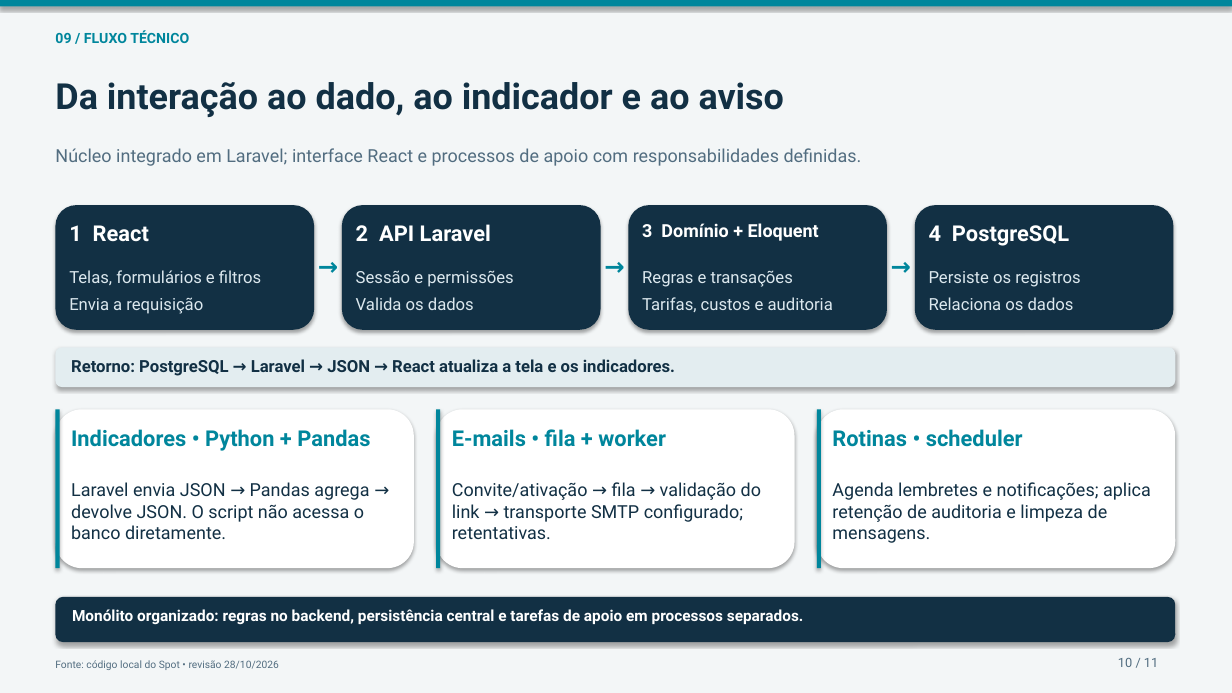
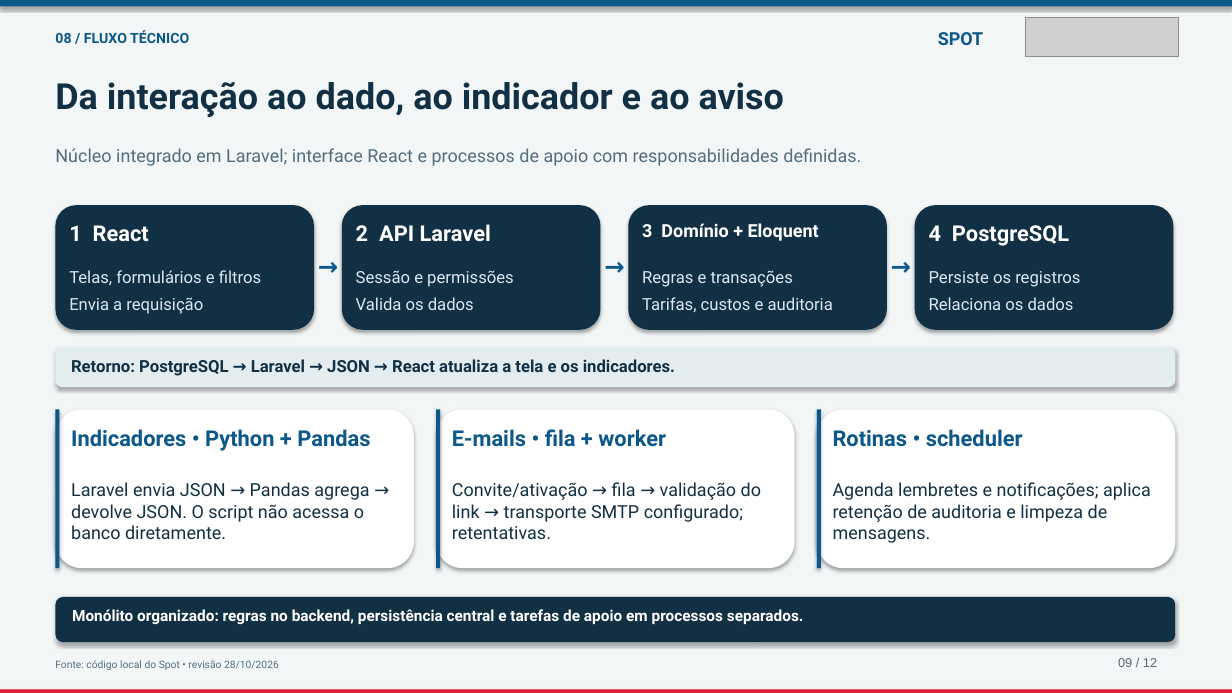
Before and after one commit to iamnotlittleprince/SPOT, a slide deck: slide 9 of docs/tcc/SPOT-Defesa-TCC-revisado.pptx. Drawn at 1232x693 pixels with LibreOffice and Linux fonts; fonts in the diff are those of the drawing; grey boxes stand for pictures. Boxes give left, top, right and bottom in pixels: in the first picture for what was removed or moved away, otherwise in the second. Text is boxed around its words. In the diff, an @@ line names an element or a change of style, - is before the commit and + after.

```diff
--- a/docs/tcc/SPOT-Defesa-TCC-revisado.pptx
+++ b/docs/tcc/SPOT-Defesa-TCC-revisado.pptx
@@ picture added at [1026,18,1178,56] @@
@@ text at [55,30,189,43]: text changed; text colour #00869C to #0C588A @@
-09 / FLUXO TÉCNICO
+08 / FLUXO TÉCNICO
@@ text added at [938,32,983,45], 14 pt, text #0C588A, bold @@
+SPOT
@@ text colour #00869C to #0C588A in 6 elements at [71,429,370,451], [452,429,666,447], [833,429,1023,447], [318,251,342,281], [604,251,628,281], [891,251,915,281] @@
@@ fill #00869C to #0C588A in 4 elements at [0,0,1232,6], [55,409,59,568], [436,409,440,568], [817,409,821,568] @@
@@ text at [1118,658,1157,667]: text changed; font Roboto to Arial; text colour #526D80 to #526878 @@
-10 / 11
+09 / 12
@@ rectangle added at [0,689,1232,693], fill #E31B36 @@
```
Also in this commit, not shown: 10 other slides changed, 1 slide added, 18 other files.
